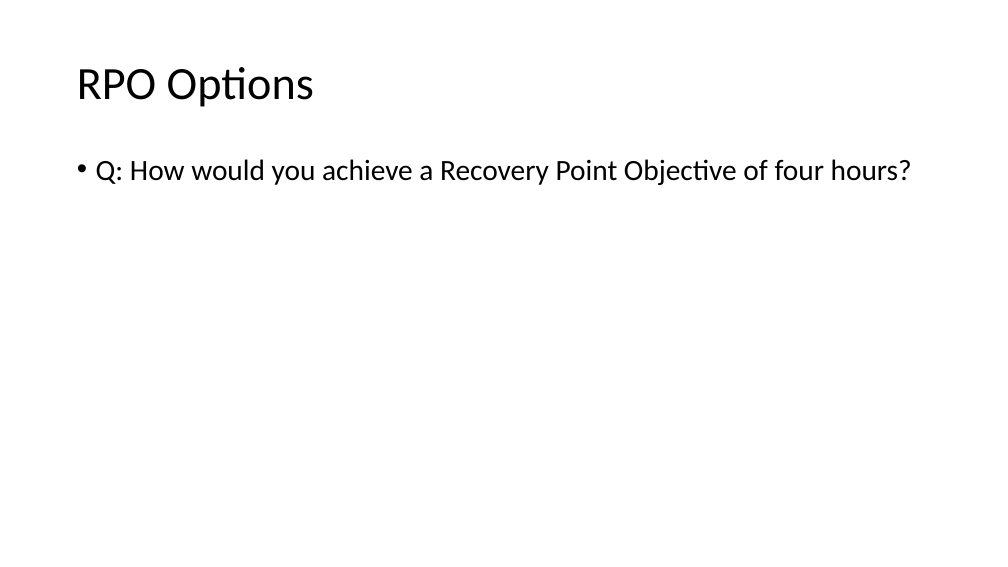
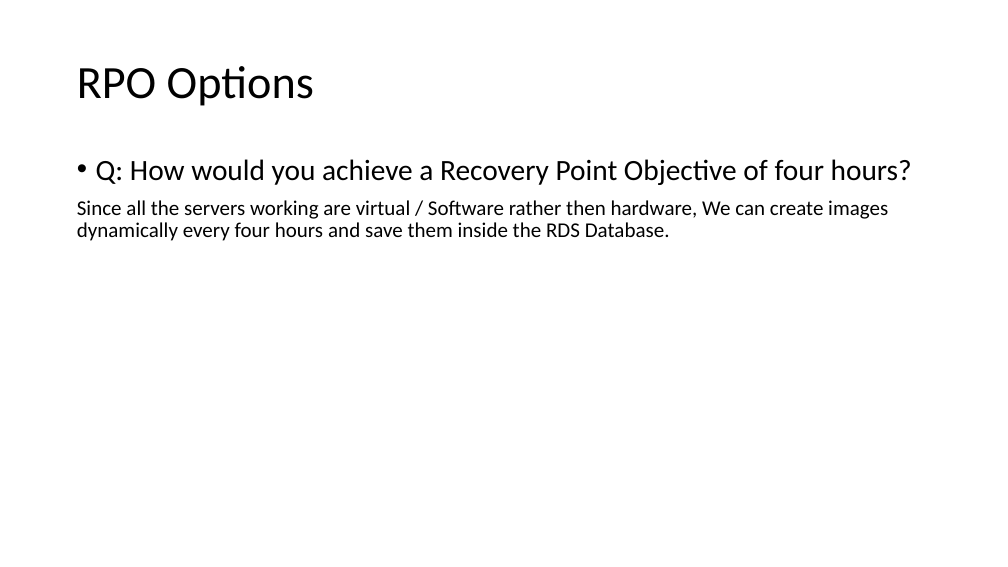
Before and after one commit to WilliamCareySemiColon/college_y3, a slide deck: slide 6 of Cloud_Computing/Labs/Assignment/part 2/Cloud-Computing-Assignment-2.pptx. Drawn at 1008x567 pixels with LibreOffice and Linux fonts; fonts in the diff are those of the drawing. Boxes give left, top, right and bottom in pixels: in the first picture for what was removed or moved away, otherwise in the second. Text is boxed around its words. In the diff, an @@ line names an element or a change of style, - is before the commit and + after.

```diff
--- a/Cloud_Computing/Labs/Assignment/part 2/Cloud-Computing-Assignment-2.pptx
+++ b/Cloud_Computing/Labs/Assignment/part 2/Cloud-Computing-Assignment-2.pptx
@@ text at [77,200,888,241]: paragraph added @@
+Since all the servers working are virtual / Software rather then hardware, We can create images dynamically every four hours and save them inside the RDS Database.
```
Also in this commit, not shown: 4 other slides changed, 1 other file.
